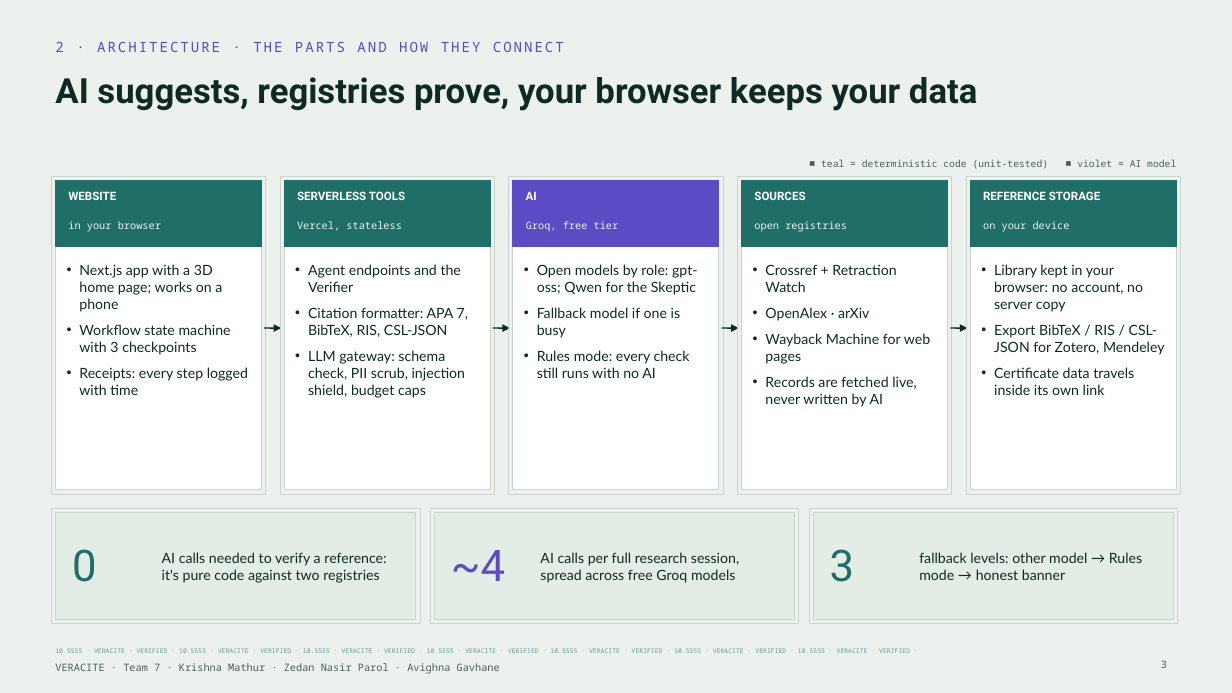
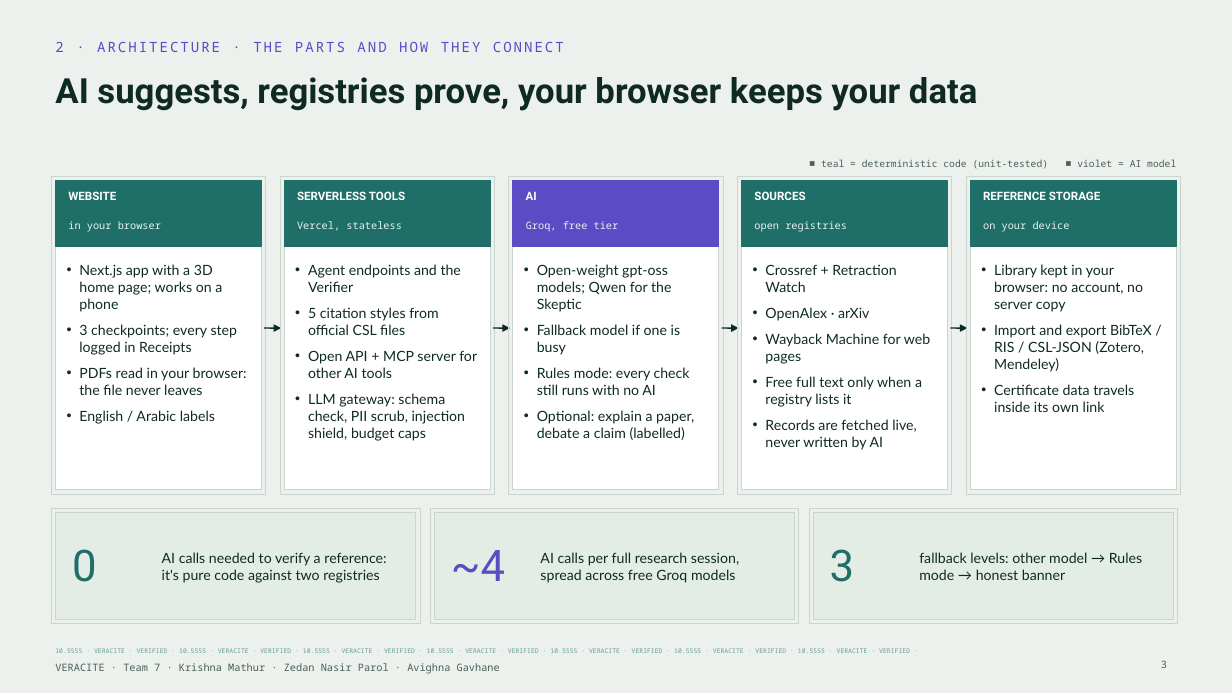
Before and after one commit to krish2105/veracite, a slide deck: slide 3 of submissions/phase1/Team7_Veracite_Phase1_Deck.pptx. Drawn at 1232x693 pixels with LibreOffice and Linux fonts; fonts in the diff are those of the drawing. Boxes give left, top, right and bottom in pixels: in the first picture for what was removed or moved away, otherwise in the second. Text is boxed around its words. In the diff, an @@ line names an element or a change of style, - is before the commit and + after.

Commit message:
K46: deck brought up to date with the live site, and a 3-person demo script
Deck (6 slides, same layout): workflow side doors (chatbot answer, PDF,
.bib/.ris import, saved web pages, re-check), five CSL citation styles,
open API + MCP server, PDFs read in the browser, free full-text links,
How this was decided, debate round, web pages capped at Partial.
PPTX + PDF rebuilt with brand fonts; validate.py passes.

Demo script: 11-page A4 PDF with the full walkthrough (clicks, lines,
why it matters, what to do if it fails or runs long), the AI-off
version, handovers, Q&A owners, a plain-words explainer and one cue
card per person. Source in submissions/phase2/demo-script/.

Prompt log rows 69-81 corrected to their commit times; row 82 added.

```diff
--- a/submissions/phase1/Team7_Veracite_Phase1_Deck.pptx
+++ b/submissions/phase1/Team7_Veracite_Phase1_Deck.pptx
@@ text at <box>537,264,671,312</box>: text changed @@
-• Open models by role: gpt-oss; Qwen for the Skeptic
+• Open-weight gpt-oss models; Qwen for the Skeptic
@@ text at <box>79,324,247,424</box>: text changed @@
-• Workflow state machine with 3 checkpoints
-• Receipts: every step logged with time
+• 3 checkpoints; every step logged in Receipts
+• PDFs read in your browser: the file never leaves
+• English / Arabic labels
@@ text at <box>308,307,477,378</box>: text changed @@
-• Citation formatter: APA 7, BibTeX, RIS, CSL-JSON
+• 5 citation styles from official CSL files
+• Open API + MCP server for other AI tools
@@ text at <box>994,324,1152,372</box>: text changed @@
-• Export BibTeX / RIS / CSL-JSON for Zotero, Mendeley
+• Import and export BibTeX / RIS / CSL-JSON (Zotero, Mendeley)
@@ text at <box>765,376,922,407</box>: paragraph added @@
+• Free full text only when a registry lists it
@@ text at <box>537,410,694,440</box>: paragraph added @@
+• Optional: explain a paper, debate a claim (labelled)
```
Also in this commit, not shown: 5 other slides changed, 7 other files.
